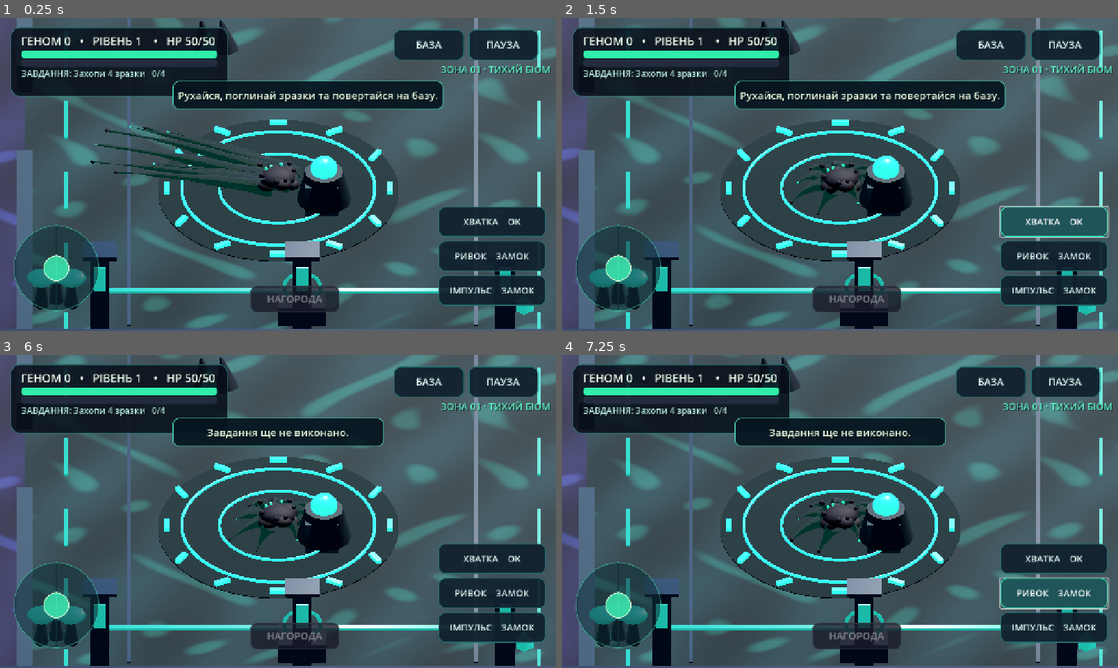
Above: before the commit, frames 1-4 (two rows, left to right).
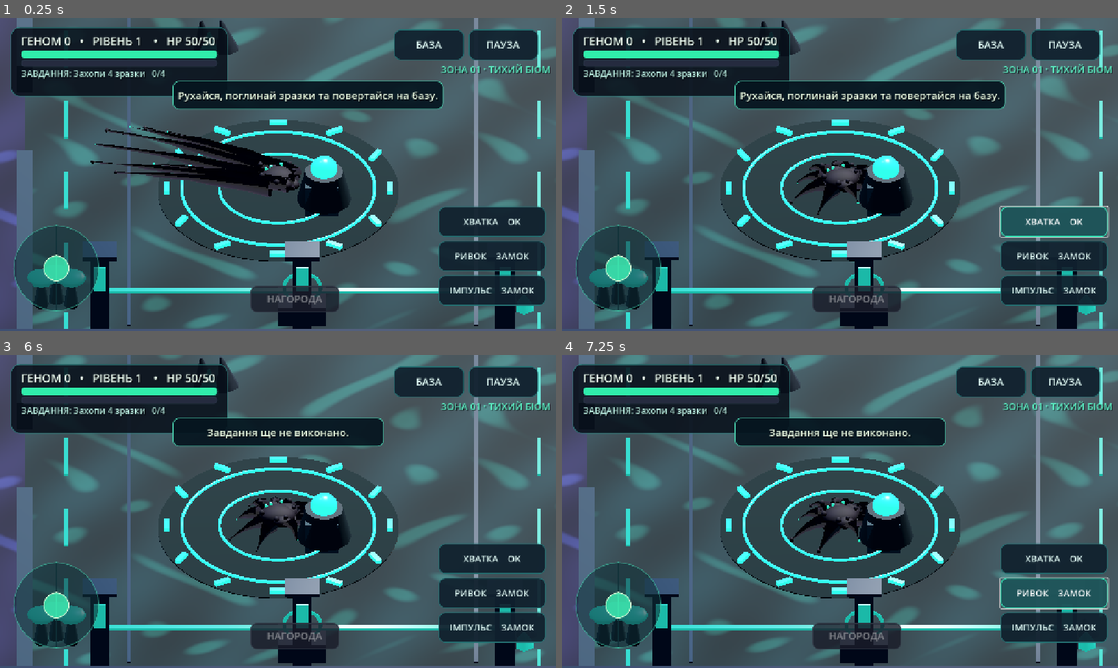
Above: after the commit, the same moments.

Repository: legioner666/Game
Game: Godot game, scene res://scenes/main.tscn
Same seed, same stepped clock (60 frames per second), same inputs: the game is played once before the commit and once after it.
Inputs:
- Up to frame 1 (0.25 s): no input
- Up to frame 2 (1.5 s): click "ХВАТКА OK" at 0.5 s; click "ХВАТКА OK" at 1.25 s
- Up to frame 3 (6 s): click "БАЗА" at 2 s; click "ПАУЗА" at 2.75 s; click "РИВОК · 35" at 3.5 s; click "ІМПУЛЬС · 80" at 4.25 s; click "ОТРИМАТИ НАГОРОДУ ЗА ЗАВДАННЯ" at 5 s; click "ПОВЕРНУТИСЯ ДО ЕКСПЕДИЦІЇ" at 5.75 s
- Up to frame 4 (7.25 s): click "РИВОК ЗАМОК" at 6.5 s

The runs differ from the first frame. In frame 1, 3.1% of the frame differs, in the area x 16-55%, y 34-58%; in frame 2, 0.6%; in frame 3, 0.6%; in frame 4, 0.6%.

Commit message:
art: shade seamless tentacles matte and double-sided, with restrained bioluminescence

Diff:
--- a/godot/scripts/slime_v2.gd
+++ b/godot/scripts/slime_v2.gd
@@ -39,6 +39,7 @@
 var _length_scale := 1.0
 var _mutations: Array[MeshInstance3D] = []
 var _slime_material: ShaderMaterial
+var _tentacle_material: ShaderMaterial
 
 func _ready() -> void:
 	collision_layer = 2
@@ -58,7 +59,7 @@
 	var surface := Shader.new()
 	surface.code = """
 shader_type spatial;
-render_mode cull_back, diffuse_burley, specular_schlick_ggx;
+render_mode cull_disabled, diffuse_burley, specular_schlick_ggx;
 uniform vec4 body_color : source_color = vec4(0.065, 0.029, 0.098, 1.0);
 uniform vec3 bioluminescence : source_color = vec3(0.07, 0.63, 0.51);
 uniform float pulse = 0.0;
@@ -72,10 +73,12 @@
 	ROUGHNESS = 0.74;
 	METALLIC = 0.0;
 	float edge = pow(1.0 - max(dot(NORMAL, VIEW), 0.0), 4.0);
-	EMISSION = bioluminescence * (edge * 0.27 + pulse * 0.60);
+	EMISSION = bioluminescence * (edge * 0.085 + pulse * 0.52);
 }
 """
 	_slime_material.shader = surface
+	_tentacle_material = _slime_material.duplicate() as ShaderMaterial
+	_tentacle_material.set_shader_parameter("bioluminescence", Vector3(0.025, 0.22, 0.16))
 	var positions := [
 		Vector3(0.0, 0.12, 0.0), Vector3(-0.36, 0.08, 0.29),
 		Vector3(0.44, -0.10, -0.20), Vector3(-0.20, 0.15, -0.51),
@@ -131,7 +134,7 @@
 		var tentacle := MeshInstance3D.new()
 		tentacle.name = "Elastic organic appendage %02d" % i
 		tentacle.mesh = mesh
-		tentacle.material_override = _slime_material
+		tentacle.material_override = _tentacle_material
 		get_tree().current_scene.add_child(tentacle)
 		var tip := MeshInstance3D.new()
 		var tip_mesh := SphereMesh.new()
@@ -162,6 +165,7 @@
 	var glow := Color(0.07, 0.63, 0.51) if mutation_stage == 1 else (
 		Color(0.17, 0.87, 0.62) if mutation_stage == 2 else Color(0.53, 0.31, 0.97))
 	_slime_material.set_shader_parameter("bioluminescence", Vector3(glow.r, glow.g, glow.b))
+	_tentacle_material.set_shader_parameter("bioluminescence", Vector3(glow.r * 0.35, glow.g * 0.31, glow.b * 0.35))
 
 func _material(color: Color, glowing: bool) -> StandardMaterial3D:
 	var m := StandardMaterial3D.new()
@@ -315,7 +319,7 @@
 	var other := direction.cross(side).normalized()
 	const STEPS := 8
 	const SIDES := 8
-	mesh.surface_begin(Mesh.PRIMITIVE_TRIANGLES, _slime_material)
+	mesh.surface_begin(Mesh.PRIMITIVE_TRIANGLES, _tentacle_material)
 	for i in range(STEPS):
 		var t0 := float(i) / float(STEPS)
 		var t1 := float(i + 1) / float(STEPS)
